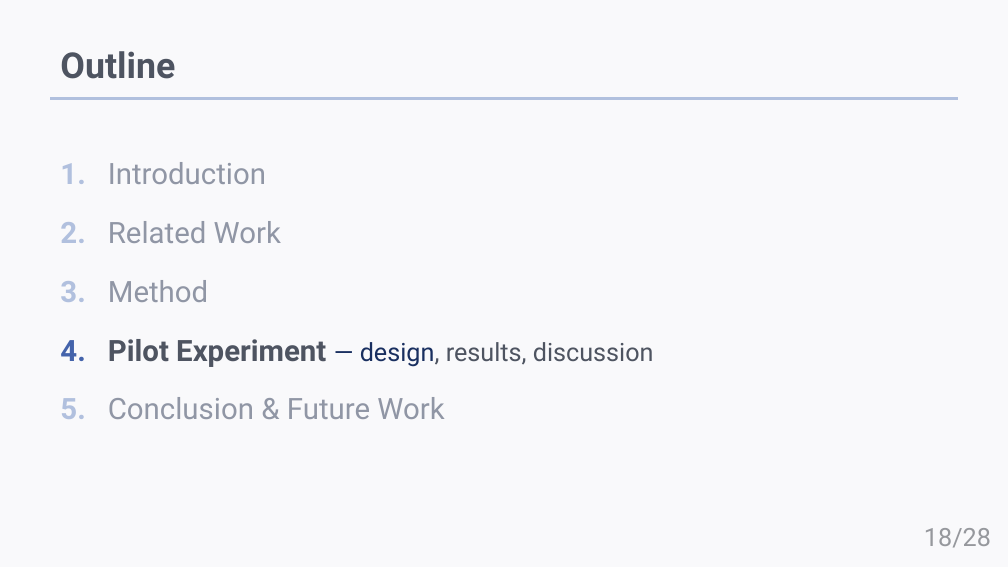
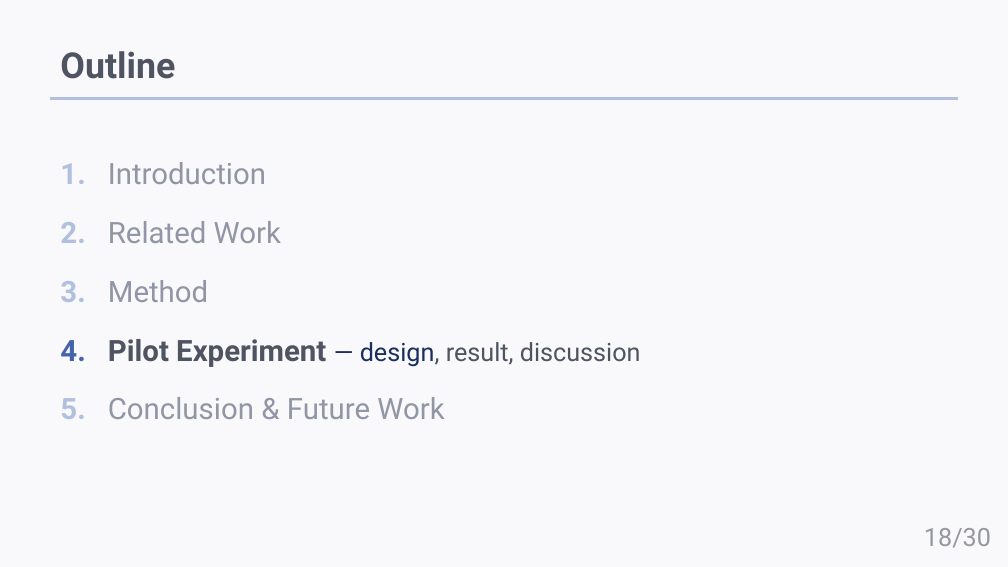
Before and after one commit to HAMADAKAZUKI2423/lab, a slide deck: slide 18 of papers/Rinko2026S/rinko2026S.pptx. Drawn at 1008x567 pixels with LibreOffice and Linux fonts; fonts in the diff are those of the drawing. Boxes give left, top, right and bottom in pixels: in the first picture for what was removed or moved away, otherwise in the second. Text is boxed around its words. In the diff, an @@ line names an element or a change of style, - is before the commit and + after.

```diff
--- a/papers/Rinko2026S/rinko2026S.pptx
+++ b/papers/Rinko2026S/rinko2026S.pptx
@@ text at box(60, 339, 641, 367): text changed @@
-4. Pilot Experiment — design, results, discussion
+4. Pilot Experiment — design, result, discussion
@@ page number at box(924, 528, 991, 548): text changed @@
-18/28
+18/30
```
Also in this commit, not shown: 9 other slides changed, 2 slides added, 20 other files.
